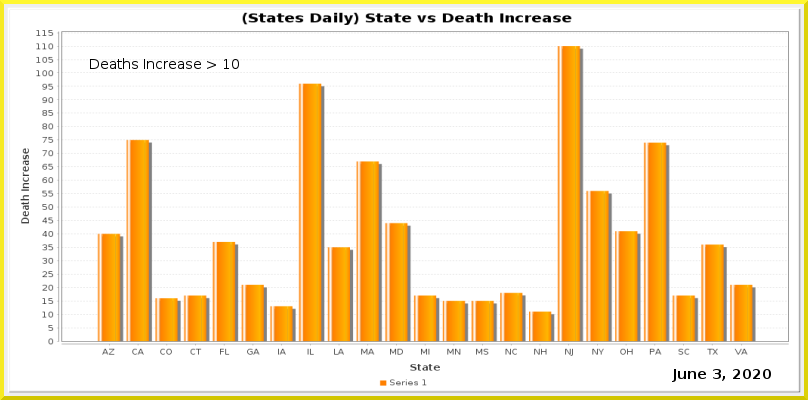
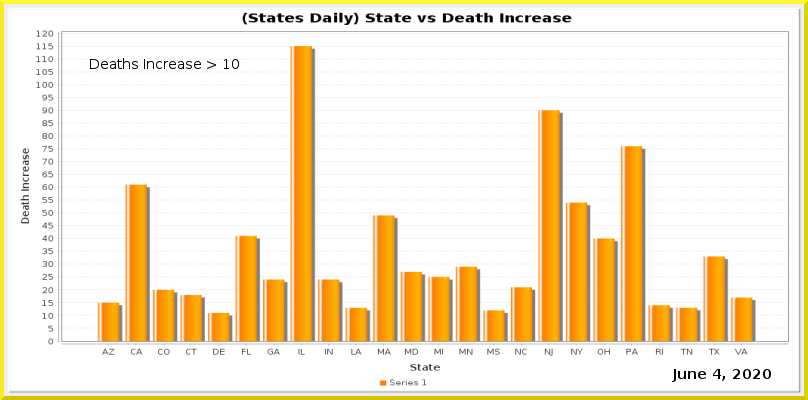
Layers edited between the first and the second 808px x 400px image:
painted on "Current Date" over [713, 369, 721, 379]
painted on "Date_vs_TestIncrease.png" over [36, 30, 789, 356]
